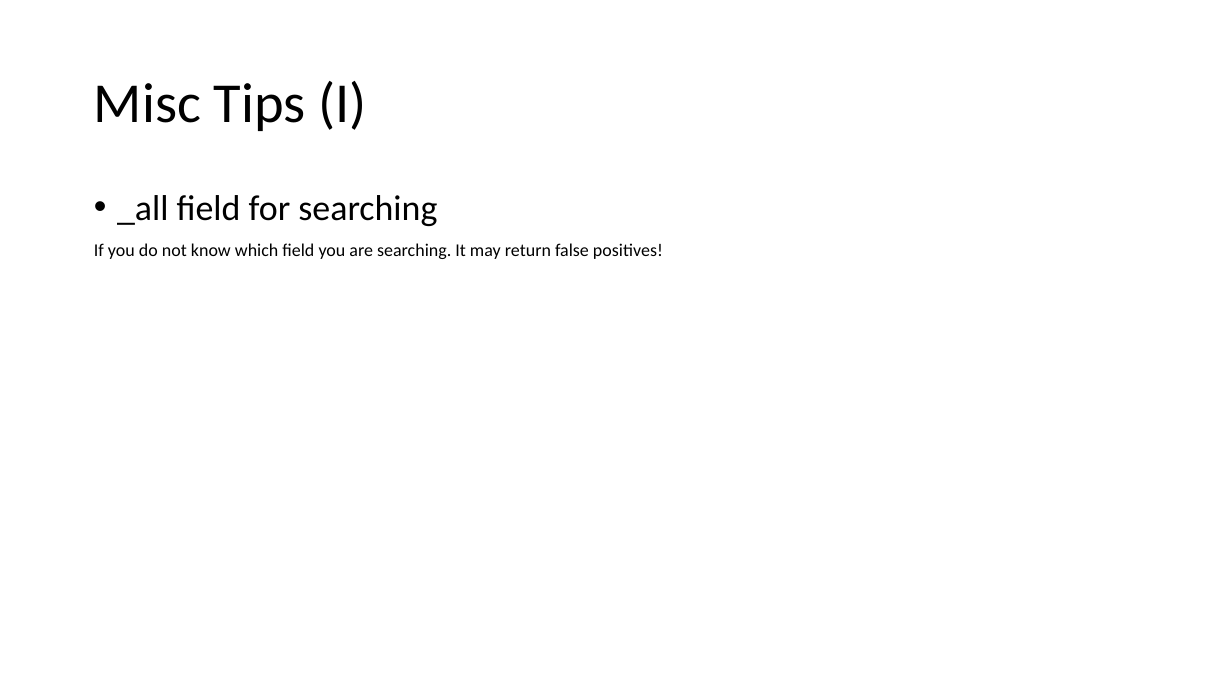
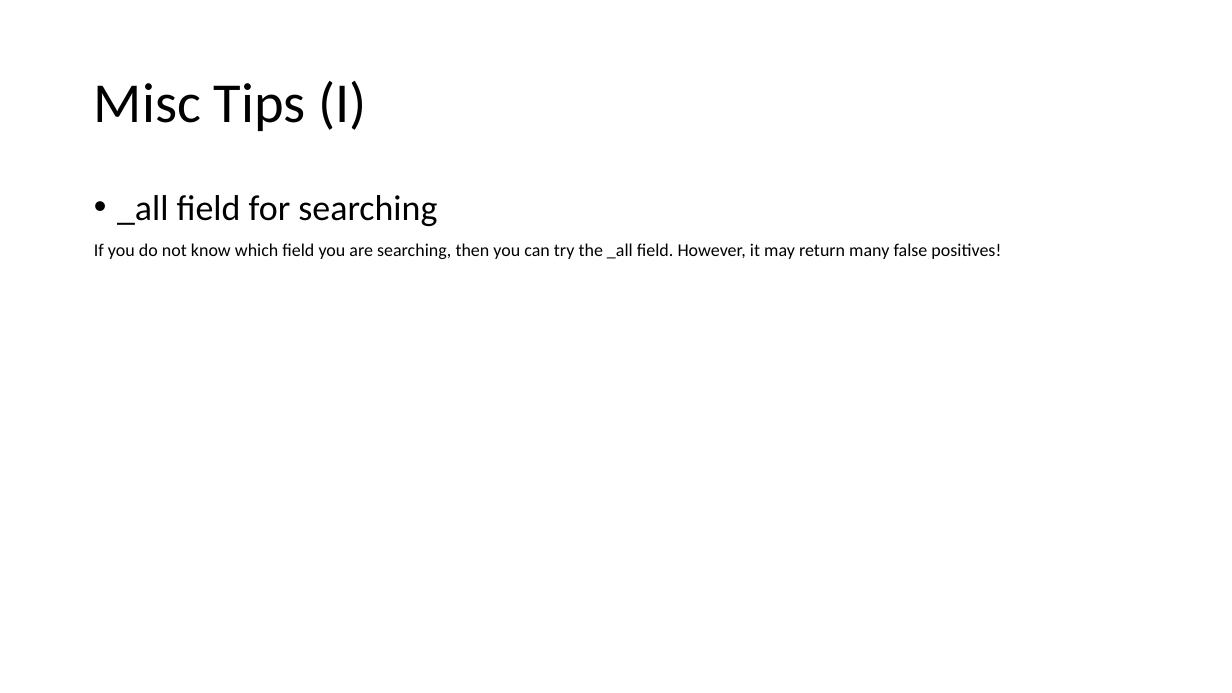
Before and after one commit to cfuxiang/Elasticsearch_Work, a slide deck: slide 22 of ES Definite Guide.pptx. Drawn at 1232x693 pixels with LibreOffice and Linux fonts; fonts in the diff are those of the drawing. Boxes give left, top, right and bottom in pixels: in the first picture for what was removed or moved away, otherwise in the second. Text is boxed around its words. In the diff, an @@ line names an element or a change of style, - is before the commit and + after.

```diff
--- a/ES Definite Guide.pptx
+++ b/ES Definite Guide.pptx
@@ text at bbox=[94, 243, 1001, 259]: text changed @@
-If you do not know which field you are searching. It may return false positives!
+If you do not know which field you are searching, then you can try the _all field. However, it may return many false positives!
```
Also in this commit, not shown: 4 other slides changed, 1 slide added, 1 slide removed.
